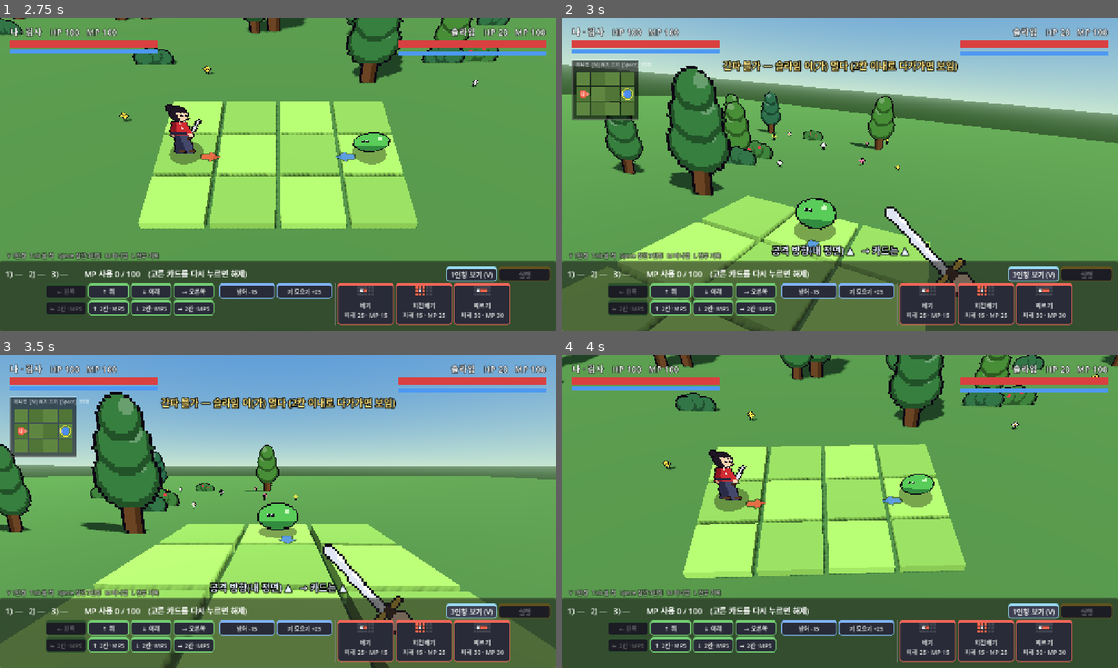
Above: before the commit, frames 1-4 (two rows, left to right).
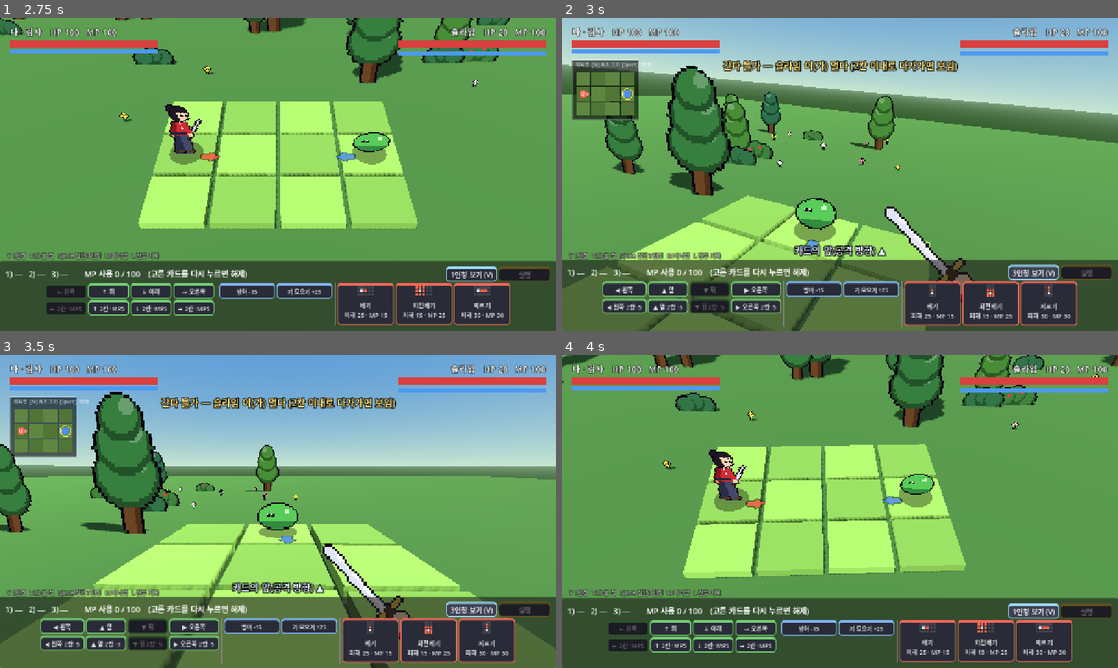
Above: after the commit, the same moments.

Repository: ldg0315/tile_card_battle
Game: Godot game, scene res://title.tscn
The game is run twice, just before and just after one commit, with the same random seed, the same clock (stepped at 60 frames per second) and the same inputs.
Inputs:
- Up to frame 1 (2.75 s): click "싱글 플레이" at 0.5 s; click "검사 선택" at 1.25 s; click "1-1 도전" at 2 s
- Up to frame 2 (3 s): click "1인칭 보기 (V)" at 2.75 s
- Up to frame 3 (3.5 s): no input
- Up to frame 4 (4 s): click "3인칭 보기 (V)" at 3.5 s

Frame 1 is identical in both runs. In frame 2, 7.4% of the frame differs, in the area x 0-100%, y 72-99%; in frame 3, 7.5%; in frame 4, nothing differs.

Commit message:
1인칭에서는 이동 카드와 범위 그림을 몸 기준(앞·뒤·왼·오)으로 보여준다
1인칭에선 보고 있는 쪽이 "앞"인데 카드는 화면 기준(→ 오른쪽)이라, 지금 화면의 어느 쪽인지 나침반을 보고 따져야 했다.
(1) 1인칭 이동 카드 이름을 ▲ 앞 / ▼ 뒤 / ◀ 왼쪽 / ▶ 오른쪽으로, 배치도 3인칭 ← ↑ ↓ → 자리와 같게 다시 늘어놓음 — 카드(규칙)는 그대로, 보이는 이름만
(2) 기준은 카메라가 아닌 몸 방향 — 카메라는 적을 따라 대각선을 봐서 앞이 흔들리고 Tab 으로 볼 적을 바꿀 때마다 이름이 바뀌었을 것
(3) 이름은 그 카드를 쓸 때의 예상 방향으로, 적을 지나치게 고르면 남은 카드가 바로 바뀜 — 범위 그림과 같은 계산
(4) 1인칭 범위 그림은 앞이 위로 가게 돌림(range_icon body), 시점 전환 시 손패 갱신, 나침반 안내는 "카드의 앞" 한 줄로
(5) ROADMAP 에 기록

검증: tools/run_tests.sh 통과(화면 코드라 새 규칙 테스트는 없음, 문법 검사 포함).
1인칭 시작 상태·적을 지나치게 고른 상태·3인칭(변화 없음)을 실행 캡처로 확인.

Co-Authored-By: Claude Opus 5.5 <noreply@anthropic.com>

Diff:
--- a/scripts/battle.gd
+++ b/scripts/battle.gd
@@ -116,6 +116,7 @@
 var result_label: Label
 var result_buttons: HBoxContainer
 var card_buttons := {}  # card id -> Button
+var move_grid: GridContainer  # 손패의 이동 버튼 묶음(1인칭에선 몸 기준 순서로 다시 늘어놓는다)
 var compact_cards := false  # 손패가 많아 카드 폭을 줄였으면 카드 글씨도 짧게
 var view_button: Button
 var peek_label: Label
@@ -661,6 +662,7 @@
 	# 한 줄로 늘어놓던 때는 보상으로 카드가 늘수록 폭이 줄어 글씨가 잘리고 무엇이 공격인지 한눈에 안 들어왔다.
 	# 실제로 고민하는 건 공격 카드뿐이라, 나머지는 작게 접고 공격 카드에 폭을 몰아준다.
 	var moves := _hand_group(4)
+	move_grid = moves
 	hand_box.add_child(VSeparator.new())
 	var utils := _hand_group(2)
 	var attacks := 0
@@ -713,10 +715,14 @@
 	UiStyle.style_button(b, accent)
 
 
-func _card_text(card: Dictionary) -> String:
+func _card_text(card: Dictionary, facing := 1) -> String:
 	match card.type:
 		# 이동·보조 카드는 작은 한 줄 버튼이라 숫자만 붙인다
 		"move":
+			if first_person:
+				var body := _body_move_name(card, facing)
+				# "▲ 앞 2칸 ·MP5" 는 버튼 폭을 넘어 비용을 숫자만
+				return body if card.cost == 0 else "%s ·%d" % [body, card.cost]
 			return card.name if card.cost == 0 else "%s ·MP%d" % [card.name, card.cost]
 		"guard":
 			return "%s -%d%s" % [card.name, card.get("block", Rules.GUARD_BLOCK), " ·MP%d" % card.cost if card.cost > 0 else ""]
@@ -843,7 +849,7 @@
 	var used: int = rules.cost_of(selected)
 	var names := PackedStringArray()
 	for k in Rules.CARDS_PER_TURN:
-		names.append("%d)%s %s" % [k + 1, _initiative_mark(k), Cards.get_card(selected[k]).name if k < selected.size() else "—"])
+		names.append("%d)%s %s" % [k + 1, _initiative_mark(k), _card_name(selected[k], k) if k < selected.size() else "—"])
 	slot_label.text = "   ".join(names) + "        MP 사용 %d / %d" % [used, mp]
 	if selected.is_empty() and not busy:
 		slot_label.text += "    (고른 카드를 다시 누르면 해제)"
@@ -858,14 +864,60 @@
 		var dead: bool = order == -1 and Cards.get_card(id).type == "move" and rules.first_dead_move(0, selected + [id]) != -1
 		b.disabled = locked or (order == -1 and (full or used + cost > mp or dead))
 		b.tooltip_text = "보드 밖이라 갈 수 없음" if dead else ""
-		b.text = ("%s " % ORDER_MARK[order] if order != -1 else "") + _card_text(Cards.get_card(id))
+		# 방향이 들어간 표기(1인칭 이동 이름, 범위 그림)는 그 카드를 쓸 때의 예상 방향으로 —
+		# 고른 카드는 그 순번, 아직 안 고른 카드는 다음 순번. 앞서 고른 이동으로 적을 지나치면 바로 바뀐다(보드 미리보기와 같은 계산)
+		var slot := order if order != -1 else selected.size()
+		var facing: int = _planned_fighter(slot).facing
+		b.text = ("%s " % ORDER_MARK[order] if order != -1 else "") + _card_text(Cards.get_card(id), facing)
 		if Cards.get_card(id).type == "attack":
-			# 범위 그림은 그 카드를 쓸 때의 예상 방향으로(고른 카드는 그 순번, 아직 안 고른 카드는 다음 순번).
-			# 앞서 고른 이동으로 적을 지나치면 남은 공격 카드 그림이 바로 뒤집힌다 — 보드 미리보기와 같은 계산
-			var facing: int = _planned_fighter(order if order != -1 else selected.size()).facing
-			b.icon = RangeIcon.make(Cards.get_card(id), 8, facing)
+			# 1인칭은 앞이 위로 가게 작게 돌려 그린다(세로로 길어져 카드 높이에 맞춰 칸을 줄임)
+			b.icon = RangeIcon.make(Cards.get_card(id), 6 if first_person else 8, facing, first_person)
 		b.modulate = Color(1.0, 0.85, 0.35) if order != -1 else Color.WHITE
+	_arrange_moves()
 	go_button.disabled = busy or not full
+
+
+## 1인칭에선 이동 버튼을 몸 기준 왼쪽·앞·뒤·오른쪽 순으로(3인칭의 ← ↑ ↓ → 자리와 같은 배치), 2칸 이동은 아랫줄에.
+## 3인칭은 손패 순서(← ↑ ↓ →) 그대로라 다시 늘어놓을 필요가 없지만, 1인칭에서 돌아올 때 되돌려야 해서 함께 처리한다.
+func _arrange_moves() -> void:
+	var facing: int = _planned_fighter(selected.size()).facing
+	var ids: Array = []
+	for id: String in card_buttons:
+		if Cards.get_card(id).type == "move":
+			ids.append(id)
+	var key := func(id: String) -> int:
+		var d: Vector2i = Cards.get_card(id).dir
+		var row := 0 if maxi(absi(d.x), absi(d.y)) == 1 else 4
+		if not first_person:
+			return row + ["l", "u", "d", "r"].find("l" if d.x < 0 else ("r" if d.x > 0 else ("u" if d.y < 0 else "d")))
+		return row + ["◀", "▲", "▼", "▶"].find(_body_arrow(d, facing))
+	ids.sort_custom(func(a: String, b: String) -> bool: return key.call(a) < key.call(b))
+	for k in ids.size():
+		move_grid.move_child(card_buttons[ids[k]], k)
+
+
+## 보드 방향 d 가 facing 을 향한 몸 기준으로 앞(▲)·뒤(▼)·왼쪽(◀)·오른쪽(▶) 중 어디인지.
+## 오른쪽을 보면 보드 위쪽이 몸의 왼쪽, 왼쪽을 보면 몸의 오른쪽이다(1인칭 카메라에서 보이는 그대로).
+static func _body_arrow(d: Vector2i, facing: int) -> String:
+	if d.x != 0:
+		return "▲" if signi(d.x) == facing else "▼"
+	return "◀" if signi(d.y) == -facing else "▶"
+
+
+## 슬롯 표시용 카드 이름. 1인칭 이동 카드는 그 순번에서의 몸 기준으로 부른다.
+func _card_name(id: String, slot: int) -> String:
+	var card: Dictionary = Cards.get_card(id)
+	if first_person and card.type == "move":
+		return _body_move_name(card, _planned_fighter(slot).facing)
+	return card.name
+
+
+## 1인칭 이동 카드 이름: "▲ 앞", "◀ 왼쪽 2칸". 3인칭의 화면 기준(→ 오른쪽)은 1인칭에선 지금 화면의 어느 쪽인지 따로 따져야 해서
+## 몸 기준으로 바꿔 부른다. 카드(규칙)는 그대로이고 이름만 바뀐다.
+func _body_move_name(card: Dictionary, facing: int) -> String:
+	var arrow := _body_arrow(card.dir, facing)
+	var word: String = {"▲": "앞", "▼": "뒤", "◀": "왼쪽", "▶": "오른쪽"}[arrow]
+	return "%s %s" % [arrow, word] if card.cost == 0 else "%s %s 2칸" % [arrow, word]
 
 
 ## 대전에서 k 번째 단계에 내가 먼저면 "선", 나중이면 "후". 싱글은 늘 내가 먼저라 표시하지 않는다.
@@ -1063,6 +1115,8 @@
 	viewmodel.texture = _make_viewmodel(rules.fighters[0].char_id)
 	viewmodel.visible = first_person
 	compass_label.visible = first_person
+	# 이동 카드 이름·배치와 범위 그림이 시점에 따라 달라진다(1인칭은 몸 기준)
+	_refresh_hand()
 	if not first_person:
 		for m in offscreen_marks:
 			m.hide()
@@ -1161,10 +1215,9 @@
 	var flat_fwd := Vector3(fwd.x, 0, fwd.z).normalized()
 	var flat_right := Vector3(right.x, 0, right.z).normalized()
 	var hint := "   [Tab] 볼 적 바꾸기" if rules.foes_of(0).size() > 1 else ""
-	# 1인칭에선 고개를 돌리니 화면 기준 이동 카드(→)가 지금 어느 쪽인지도 같이 알려준다
-	compass_label.text = "공격 방향(내 정면) %s   → 카드는 %s%s" % [
-		_screen_arrow(Vector3(step_facing[0], 0, 0), flat_fwd, flat_right),
-		_screen_arrow(Vector3.RIGHT, flat_fwd, flat_right), hint]
+	# 1인칭의 이동 카드는 몸 기준(앞·뒤·왼·오)이라, 카메라가 적을 보느라 고개를 돌렸을 때 몸 앞이 어느 쪽인지만 알려준다
+	compass_label.text = "카드의 앞(공격 방향) %s%s" % [
+		_screen_arrow(Vector3(step_facing[0], 0, 0), flat_fwd, flat_right), hint]
 
 	var view := get_viewport().get_visible_rect().size
 	var area := ui_root.size
--- a/scripts/range_icon.gd
+++ b/scripts/range_icon.gd
@@ -3,6 +3,7 @@
 ## 이름과 숫자만으로는 "찌르기 = 앞 2칸"을 외워야 해서, 고르기 전에 모양으로 읽히게 한다.
 ## 범위는 상대좌표라(cards.gd) 기본은 오른쪽을 본 그림이고, facing = -1 이면 좌우를 뒤집는다.
 ## 손패에선 그 카드를 쓸 때의 예상 방향을 넘겨, 왼쪽을 볼 때 머릿속으로 뒤집지 않아도 되게 한다.
+## body = true(1인칭)면 "앞"이 위로 가게 돌린다 — 1인칭 화면에선 앞이 화면 위쪽이라 그쪽으로 읽힌다.
 ##
 ## 격자는 카드마다 크기를 바꾸지 않고 X_MIN..X_MAX × -1..1 로 고정한다.
 ## 카드마다 맞춰 자르면 "앞 1칸"과 "앞 3칸"이 같은 크기로 보여 사거리 차이가 안 읽혔다.
@@ -17,7 +18,7 @@
 
 
 ## cell = 한 칸의 픽셀 수(테두리 1px 포함). 공격 카드가 아니면 null.
-static func make(card: Dictionary, cell: int, facing := 1) -> ImageTexture:
+static func make(card: Dictionary, cell: int, facing := 1, body := false) -> ImageTexture:
 	if card.get("type", "") != "attack":
 		return null
 	var cols := X_MAX - X_MIN + 1
@@ -40,4 +41,8 @@
 	img.fill_rect(Rect2i(sx + cell - 1 - maxi(1, cell / 4), sy + cell / 4, maxi(1, cell / 4), cell - 1 - cell / 2), Color(0.2, 0.2, 0.25))
 	if facing < 0:
 		img.flip_x()
+	if body:
+		# 행 차이(y)는 방향과 무관한 보드 기준이라, 오른쪽을 볼 땐 보드 위쪽이 몸의 왼쪽, 왼쪽을 볼 땐 몸의 오른쪽이 된다.
+		# 뒤집은 그림을 앞이 위로 오게 돌리면 이 관계가 그대로 맞는다
+		img.rotate_90(COUNTERCLOCKWISE if facing > 0 else CLOCKWISE)
 	return ImageTexture.create_from_image(img)
Not shown, changed: docs/ROADMAP.md
